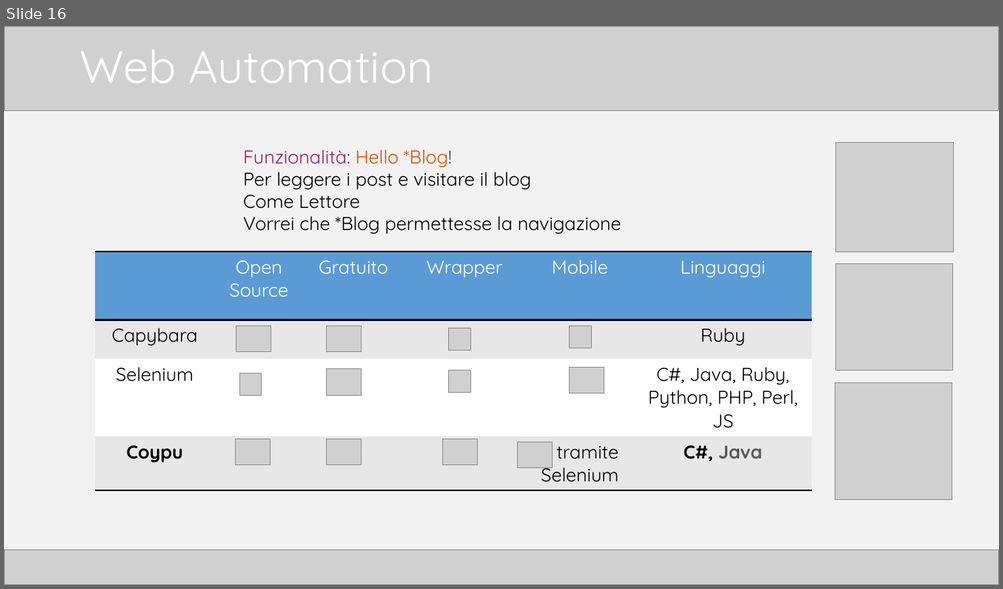
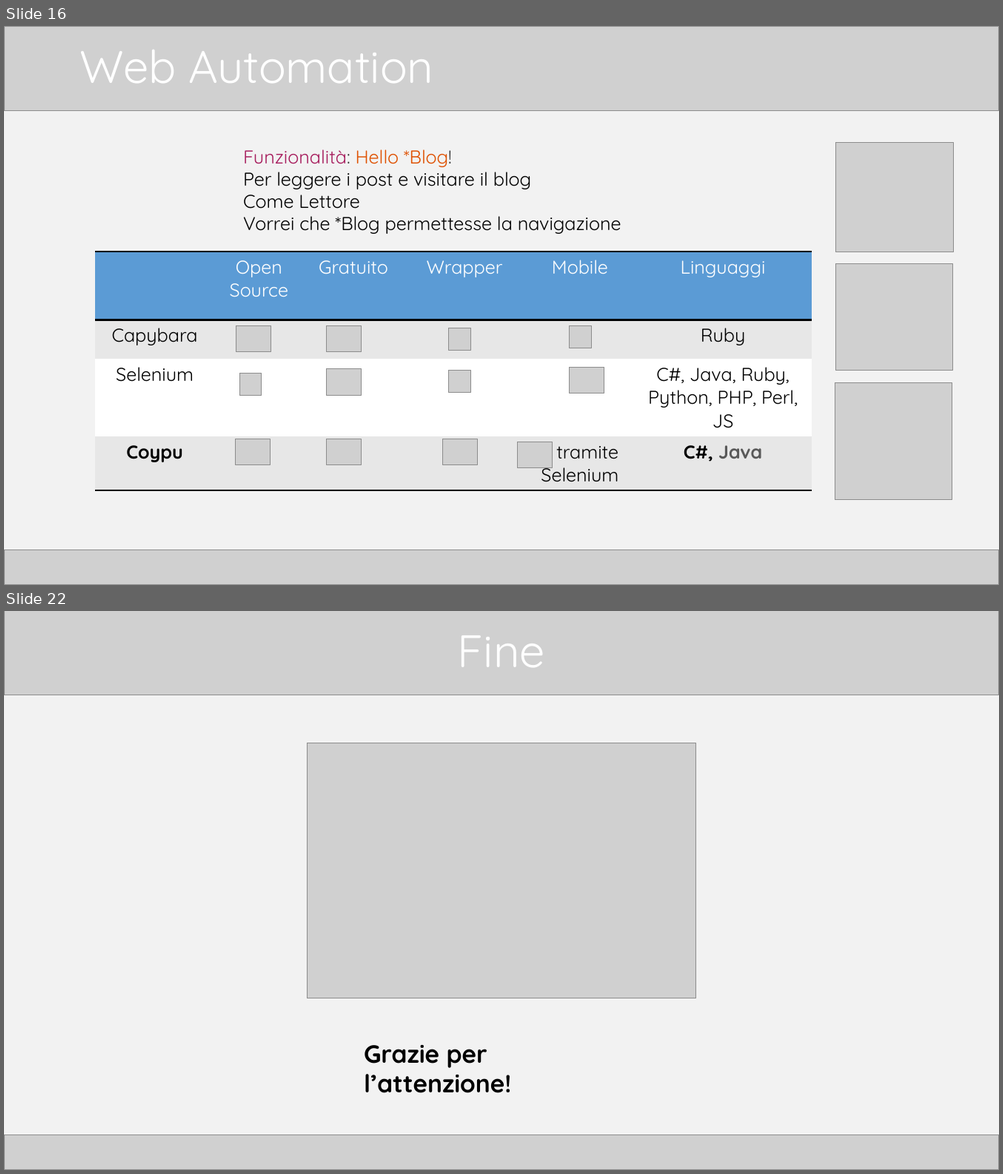
Before and after one commit to TTia/xblog-thesis, a slide deck: Presentazione.pptx. Shown one above the other, each under a label of ours: slide 16 before the commit, slides 16 and 22 after it; the slides between them are not shown. The pictures are 1003x589 and 1003x1174 pixels, drawn with LibreOffice and Linux fonts; fonts in the diff are those of the drawing; grey boxes stand for pictures. Boxes give left, top, right and bottom in pixels: in the first picture for what was removed or moved away, otherwise in the second. Text is boxed around its words. In the diff, an @@ line names an element or a change of style, - is before the commit and + after.

```diff
--- a/Presentazione.pptx
+++ b/Presentazione.pptx
@@ slide 22 added at bbox=[4, 611, 999, 1170], background #F2F2F2 @@
@@ picture added at bbox=[4, 611, 999, 695] @@
@@ title added at bbox=[458, 635, 545, 667], 44 pt, text #FFFFFF @@
+Fine
@@ picture added at bbox=[307, 743, 696, 999] @@
@@ text added at bbox=[364, 1045, 511, 1093], 24 pt, text #000000, bold @@
+Grazie per l’attenzione!
@@ picture added at bbox=[4, 1136, 999, 1170] @@
```
Also in this commit, not shown: 17 slides changed, 7 other files.
